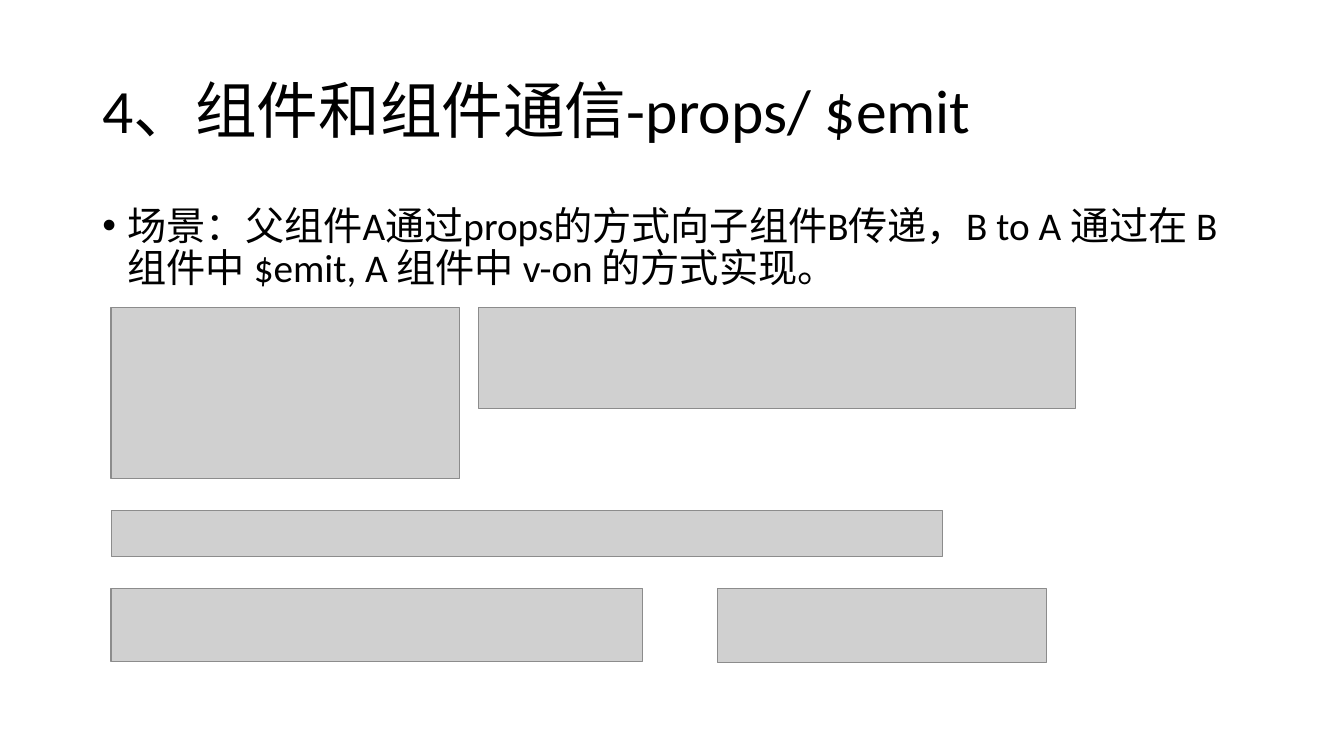
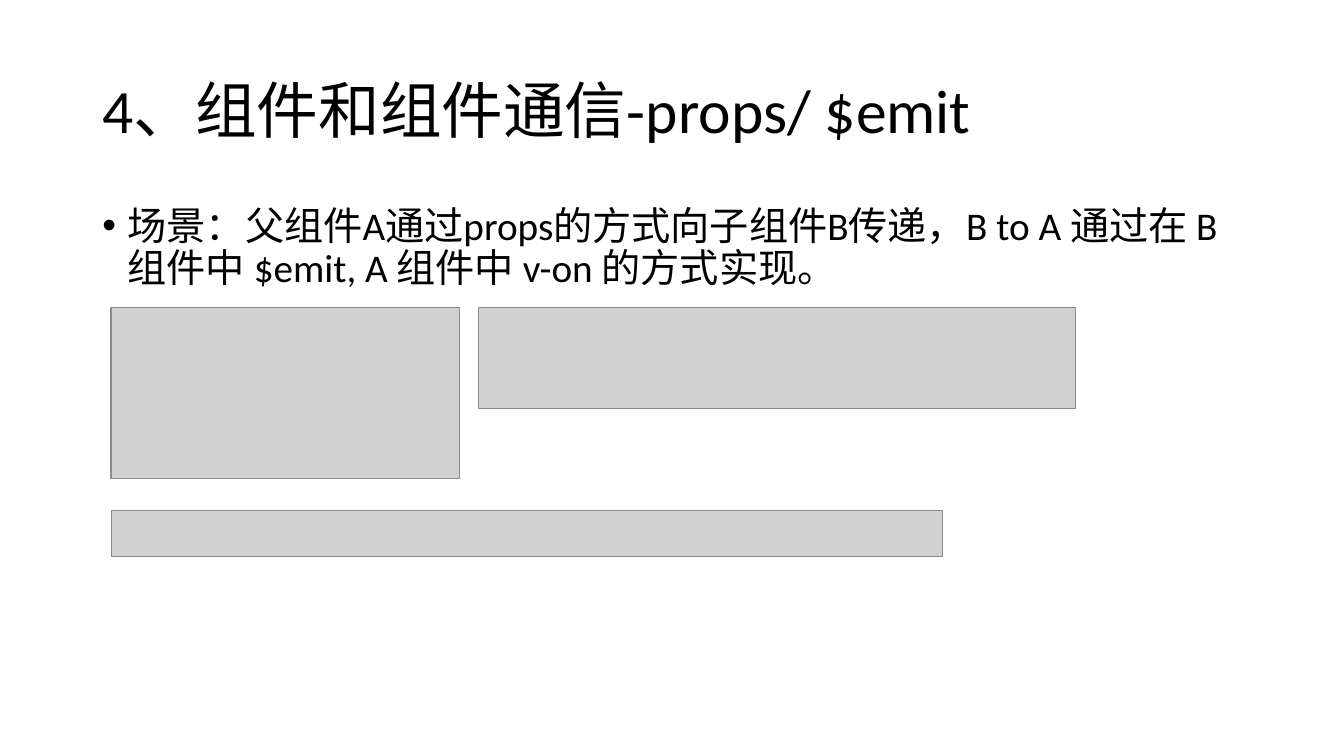
Before and after one commit to liwenxin-jam/vuecli3-starter, a slide deck: slide 18 of doc/vue.pptx. Drawn at 1344x756 pixels with LibreOffice and Linux fonts; fonts in the diff are those of the drawing; grey boxes stand for pictures. Boxes give left, top, right and bottom in pixels: in the first picture for what was removed or moved away, otherwise in the second. Text is boxed around its words. In the diff, an @@ line names an element or a change of style, - is before the commit and + after.

```diff
--- a/doc/vue.pptx
+++ b/doc/vue.pptx
@@ picture removed at (x1=111, y1=589, x2=643, y2=661) @@
@@ picture removed at (x1=718, y1=589, x2=1047, y2=663) @@
```
Also in this commit, not shown: 1 other slide changed, 8 other files.
